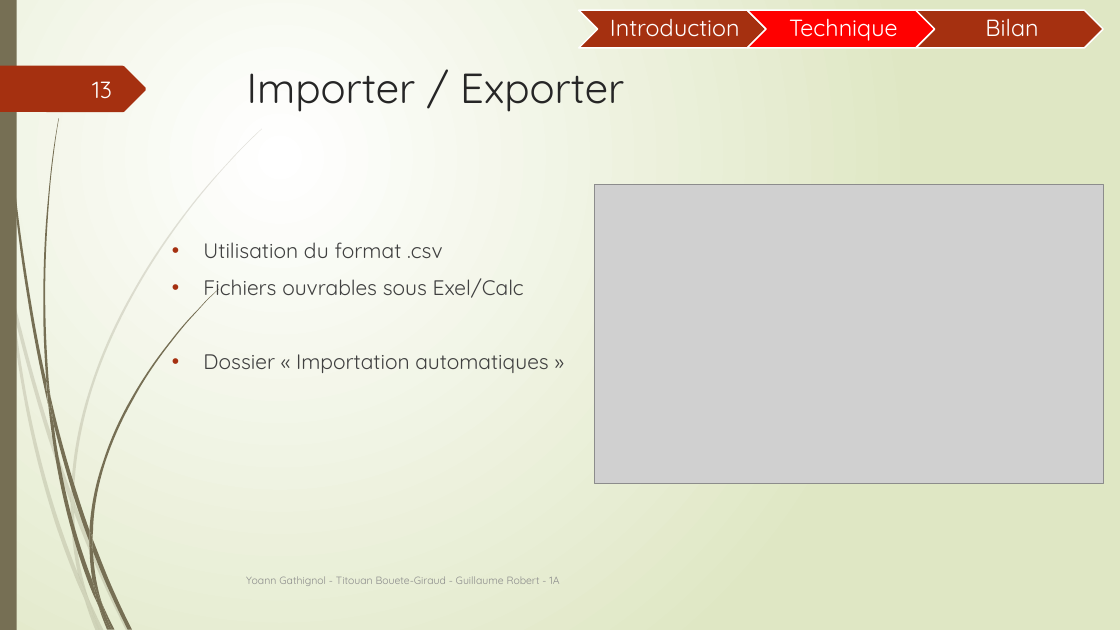
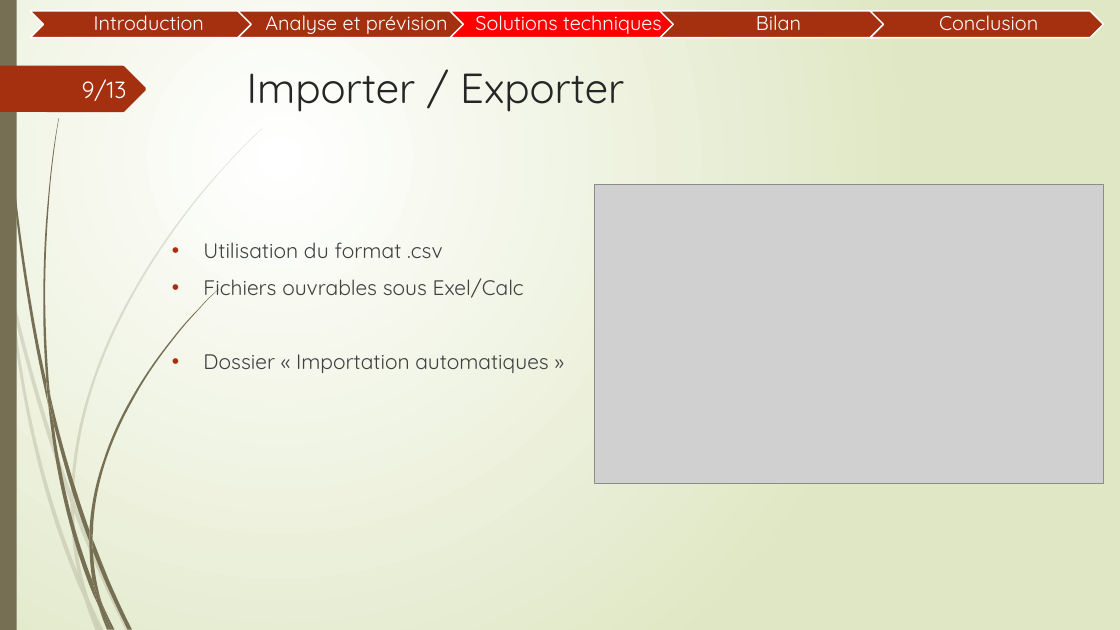
Before and after one commit to Guyoms/PTUT2016, a slide deck: slide 9 of IHearISay/I_HEAR_I_SAY_Points_Techniques.pptx (slide 13 before the commit). Drawn at 1120x630 pixels with LibreOffice and Linux fonts; fonts in the diff are those of the drawing; grey boxes stand for pictures. Boxes give left, top, right and bottom in pixels: in the first picture for what was removed or moved away, otherwise in the second. Text is boxed around its words. In the diff, an @@ line names an element or a change of style, - is before the commit and + after.

Commit message:
Dépôt pptx intro + pts techniques à améliorier

```diff
--- a/IHearISay/I_HEAR_I_SAY_Points_Techniques.pptx
+++ b/IHearISay/I_HEAR_I_SAY_Points_Techniques.pptx
@@ text "Introduction" at (94,9,204,31): size 20 to 17 pt; less space between paragraphs @@
@@ text "Introduction": place and size @@
-text "Introduction" at (610,19,740,37)
+text "Introduction" at (94,9,204,31)
@@ chevron: place and size @@
-chevron at (579,10,766,48)
+chevron at (660,11,894,38)
@@ text "Bilan": place and size @@
-text "Bilan" at (985,19,1038,37)
+text "Bilan" at (756,9,801,30)
@@ text "Bilan" at (756,9,801,30): size 20 to 17 pt; less space between paragraphs @@
@@ chevron removed at (748,10,935,48) @@
@@ text removed at (789,19,897,41) @@
-Technique
@@ chevron: place and size @@
-chevron at (916,10,1103,48)
+chevron at (870,11,1104,38)
@@ group added at (30,9,1038,38): 3 chevrons, 3 texts @@
+Analyse et prévision
+Solutions techniques
+Conclusion
@@ page number at (82,79,127,101): text changed @@
-13
+9/13
@@ text removed at (246,576,559,586) @@
-Yoann Gathignol - Titouan Bouete-Giraud - Guillaume Robert - 1A
```
Also in this commit, not shown: 9 other slides changed, 3 slides added, 3 slides removed, 1 other file.
